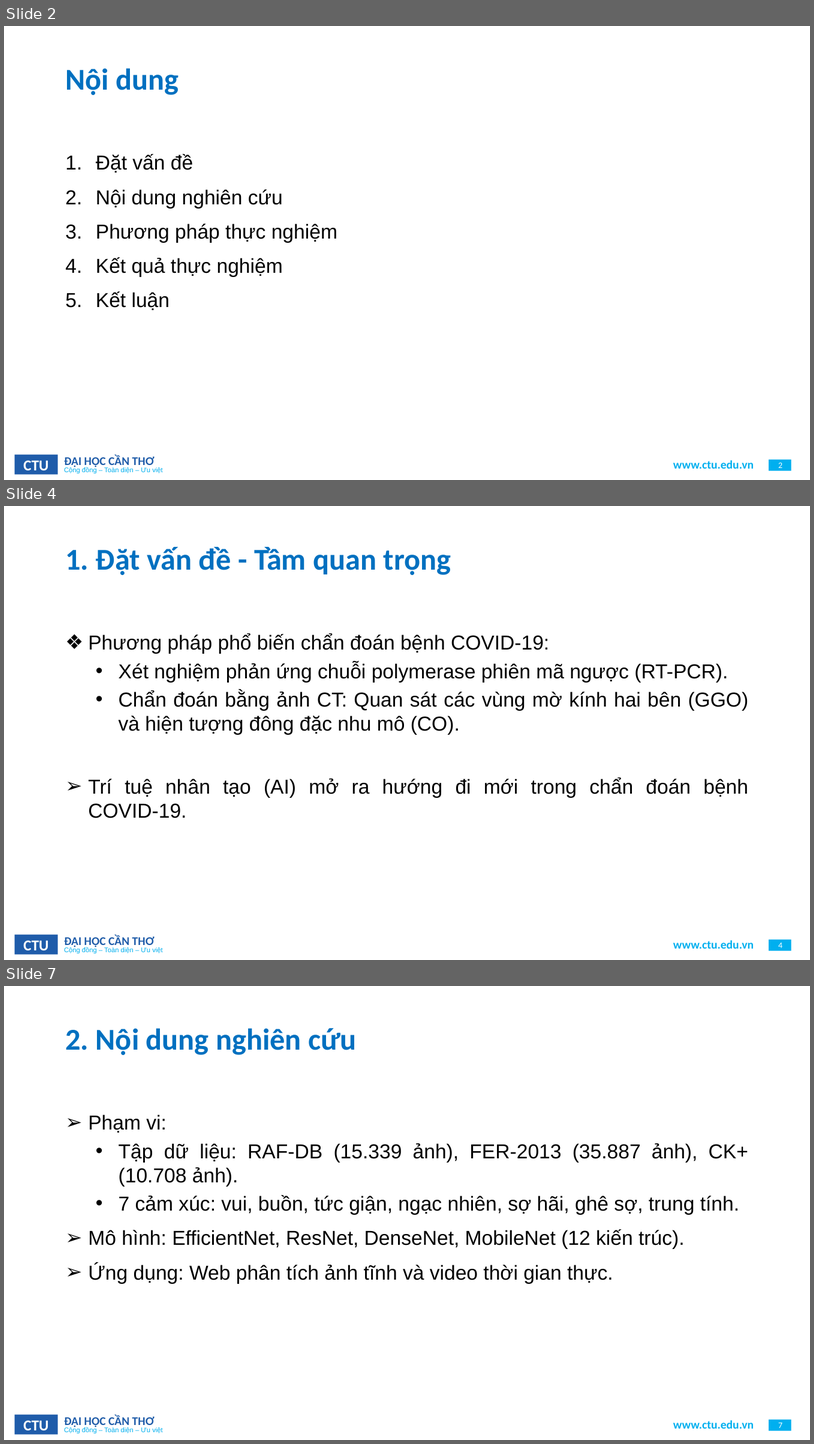
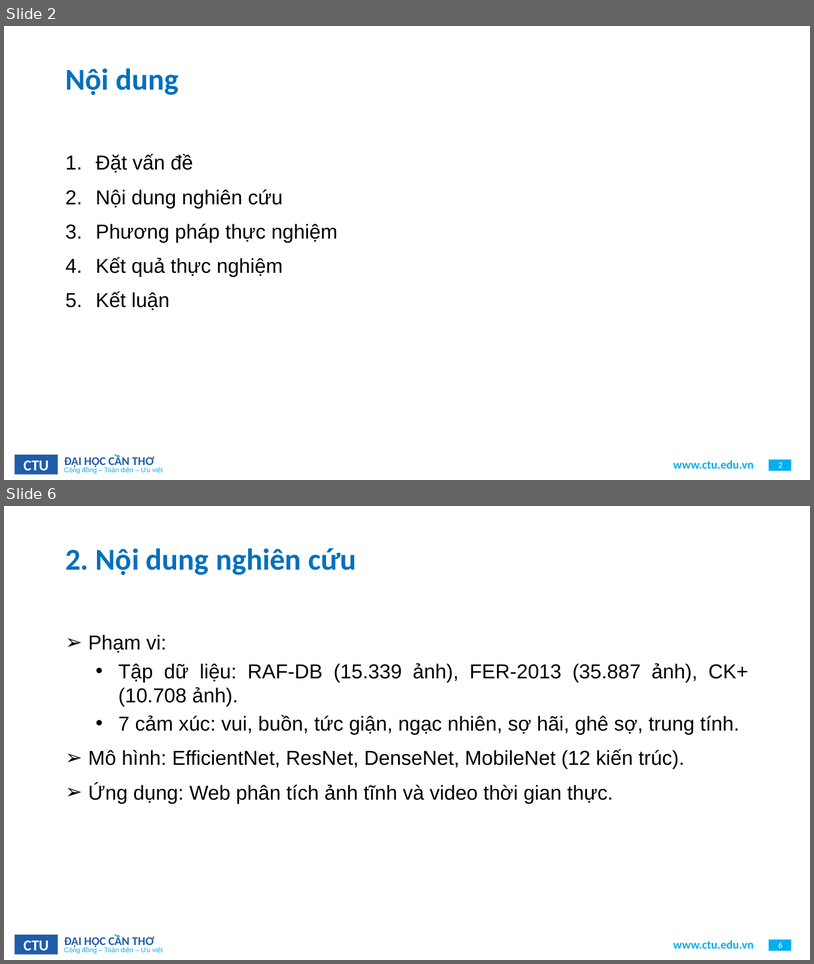
Before and after one commit to Viet0904/FER, a slide deck: BaoCao/B2111908_LuanVan.pptx. Shown one above the other, each under a label of ours: slides 2, 4 and 7 before the commit, slides 2 and 6 after it; the slides between them are not shown. The pictures are 814x1444 and 814x964 pixels, drawn with LibreOffice and Linux fonts; fonts in the diff are those of the drawing; background and template pictures are left out. Boxes give left, top, right and bottom in pixels: in the first picture for what was removed or moved away, otherwise in the second. Text is boxed around its words. In the diff, an @@ line names an element or a change of style, - is before the commit and + after.

```diff
--- a/BaoCao/B2111908_LuanVan.pptx
+++ b/BaoCao/B2111908_LuanVan.pptx
@@ slide 4 removed at (4, 506, 810, 960), background #FFFFFF; not listed: 7 template elements that a slide beside it also shows @@
@@ title removed at (65, 547, 452, 575) @@
-1. Đặt vấn đề - Tầm quan trọng
@@ text removed at (88, 633, 749, 818) @@
-❖ Phương pháp phổ biến chẩn đoán bệnh COVID-19:
-  • Xét nghiệm phản ứng chuỗi polymerase phiên mã ngược (RT-PCR).
-  • Chẩn đoán bằng ảnh CT: Quan sát các vùng mờ kính hai bên (GGO) và hiện tượng đông đặc nhu mô (CO).
-➢ Trí tuệ nhân tạo (AI) mở ra hướng đi mới trong chẩn đoán bệnh COVID-19.
@@ what was slide 7 is now slide 6 @@
@@ page number at (779, 942, 783, 948): text changed @@
-7
+6
```
Also in this commit, not shown: 10 slides changed, 5 slides added, 9 other slides removed, 7 other files.
